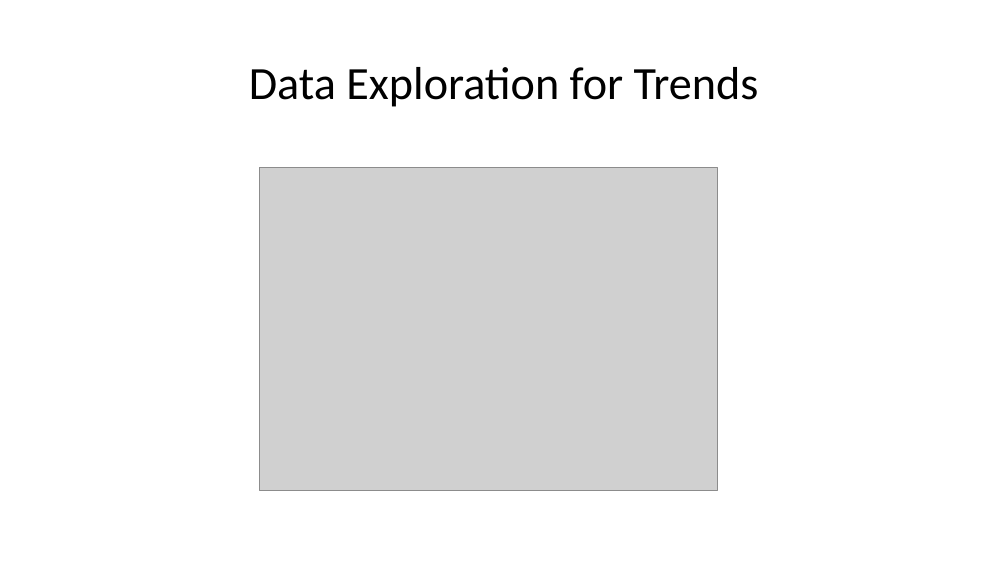
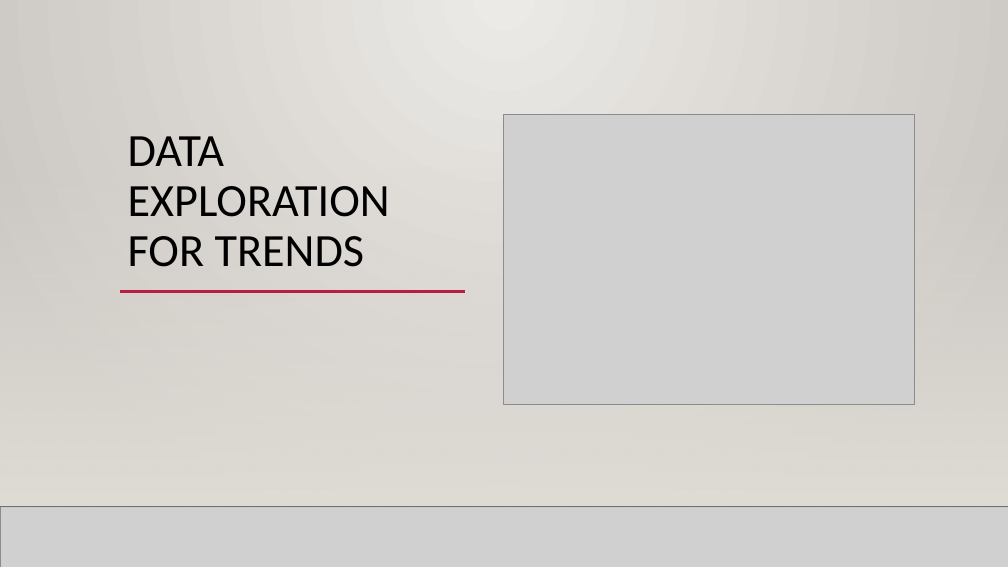
Before and after one commit to hjgoode3/NYCDSA_Python_Project, a slide deck: slide 6 of HG_Project_Presentation.pptx. Drawn at 1008x567 pixels with LibreOffice and Linux fonts; fonts in the diff are those of the drawing; grey boxes stand for pictures; background and template pictures are left out. Boxes give left, top, right and bottom in pixels: in the first picture for what was removed or moved away, otherwise in the second. Text is boxed around its words. In the diff, an @@ line names an element or a change of style, - is before the commit and + after.

```diff
--- a/HG_Project_Presentation.pptx
+++ b/HG_Project_Presentation.pptx
@@ background #FFFFFF to gradient #ECEAE7 to #CAC7C1 @@
@@ rectangle added at [0, 0, 1008, 567], fill gradient #ECEAE7 to #CAC7C1 @@
@@ title "DATA EXPLORATION FOR TRENDS" at [128, 136, 390, 267]: vertical alignment middle to bottom @@
@@ picture: place and size @@
-picture at [260, 168, 718, 491]
+picture at [504, 114, 913, 404]
@@ title at [128, 136, 390, 267]: text changed @@
-Data Exploration for Trends
+DATA EXPLORATION FOR TRENDS
@@ rectangle added at [0, 167, 1008, 507], fill gradient #DFDBD5 @@
@@ rectangle added at [0, 167, 1008, 507], fill gradient #DFDBD5 @@
@@ rectangle added at [0, 167, 1008, 507], fill gradient #DFDBD5 @@
@@ line added from (120, 153) to (915, 153), #B71E42 2.5 pt @@
@@ line added from (120, 292) to (465, 292), #B71E42 2.5 pt @@
@@ line added from (200, 292) to (914, 292), #B71E42 2.5 pt @@
@@ line added from (0, 507) to (1008, 507), #000001 1 pt @@
@@ line added from (0, 507) to (1008, 507), #000001 1 pt @@
@@ picture added at [0, 507, 1008, 567] @@
@@ line added from (0, 507) to (1008, 507), #000001 1 pt @@
```
Also in this commit, not shown: 11 other slides changed, 1 slide added, 1 slide removed, 5 other files.
